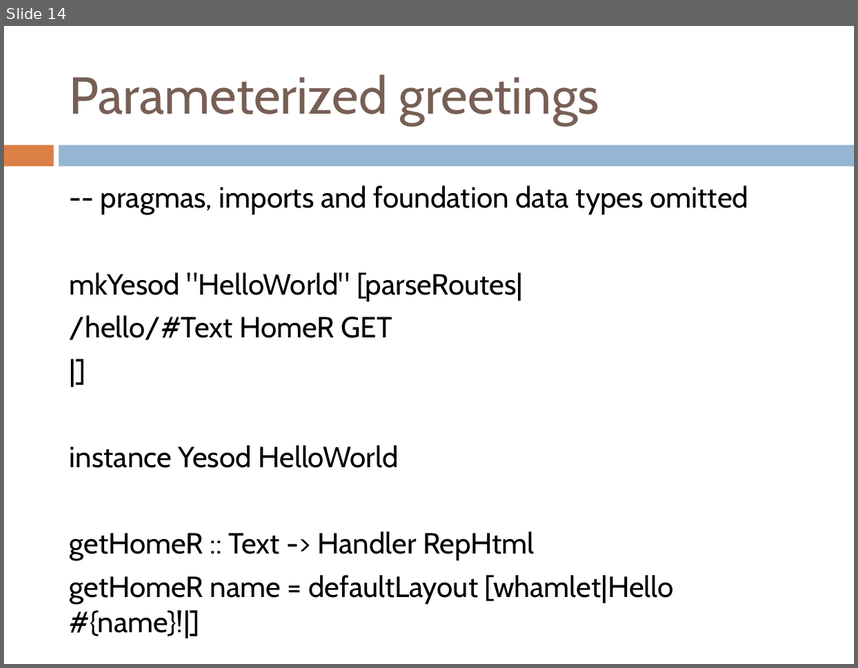
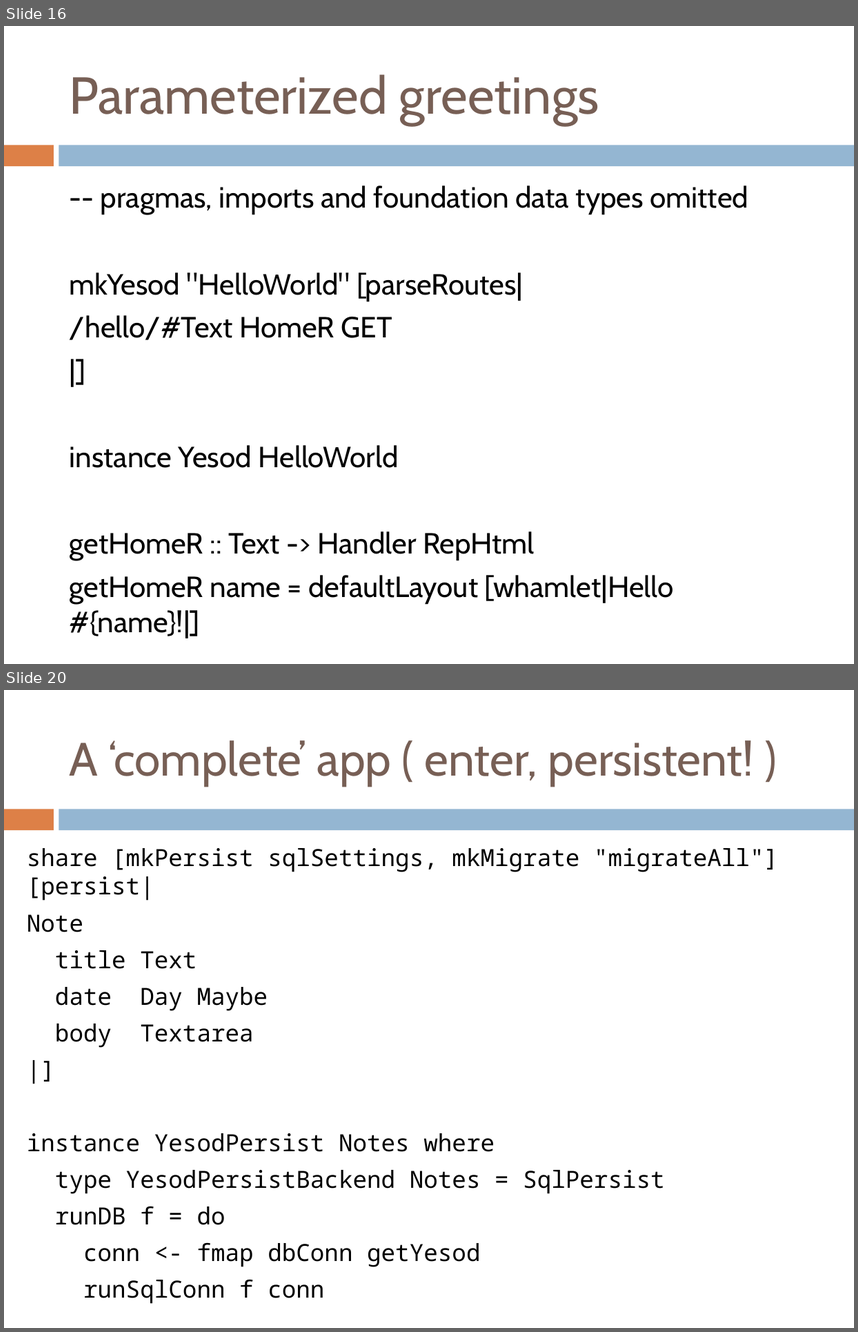
Before and after one commit to benkolera/talk-yesod, a slide deck: TypeSafeWebDevWithYesodAndHaskell.pptx. Shown one above the other, each under a label of ours: slide 14 before the commit, slides 16 and 20 after it; the slides between them are not shown. The pictures are 858x668 and 858x1332 pixels, drawn with LibreOffice and Linux fonts; fonts in the diff are those of the drawing. Boxes give left, top, right and bottom in pixels: in the first picture for what was removed or moved away, otherwise in the second. Text is boxed around its words. In the diff, an @@ line names an element or a change of style, - is before the commit and + after.

```diff
--- a/TypeSafeWebDevWithYesodAndHaskell.pptx
+++ b/TypeSafeWebDevWithYesodAndHaskell.pptx
@@ slide 20 added at [4, 690, 854, 1328], background #FFFFFF; not listed: 2 template elements that a slide beside it also shows @@
@@ title added at [70, 740, 754, 786], 39.6 pt, text #775F55 @@
+A ‘complete’ app ( enter, persistent! )
@@ text added at [27, 848, 778, 1303], 20 pt, text #000000 @@
+share [mkPersist sqlSettings, mkMigrate "migrateAll"] [persist|
+Note
+title Text
+date Day Maybe
+body Textarea
+|]
+instance YesodPersist Notes where
+type YesodPersistBackend Notes = SqlPersist
+runDB f = do
+conn <- fmap dbConn getYesod
+runSqlConn f conn
@@ what was slide 14 is now slide 16 @@
```
Also in this commit, not shown: 2 slides changed, 11 other slides added, 2 other files.
